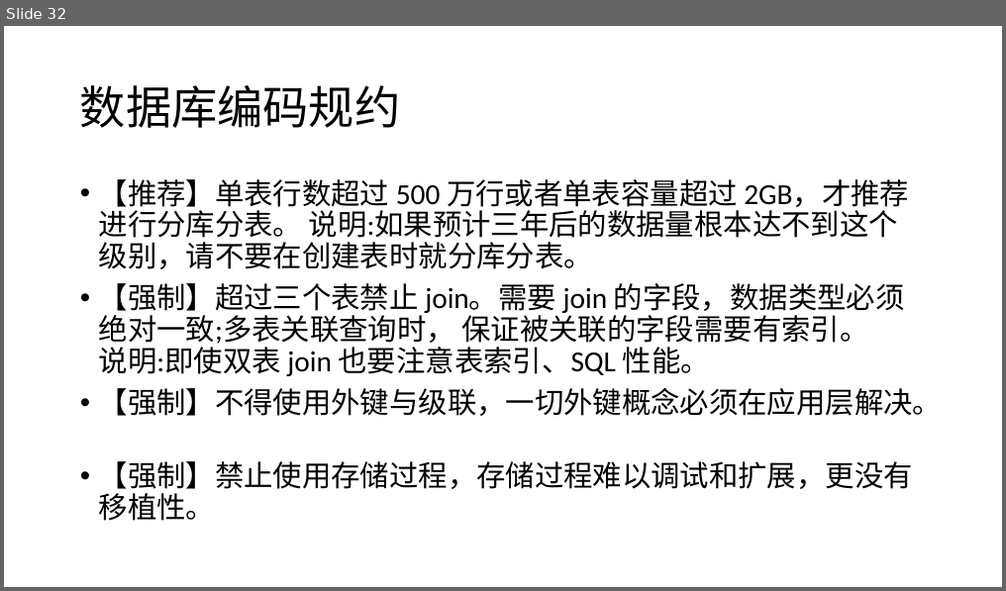
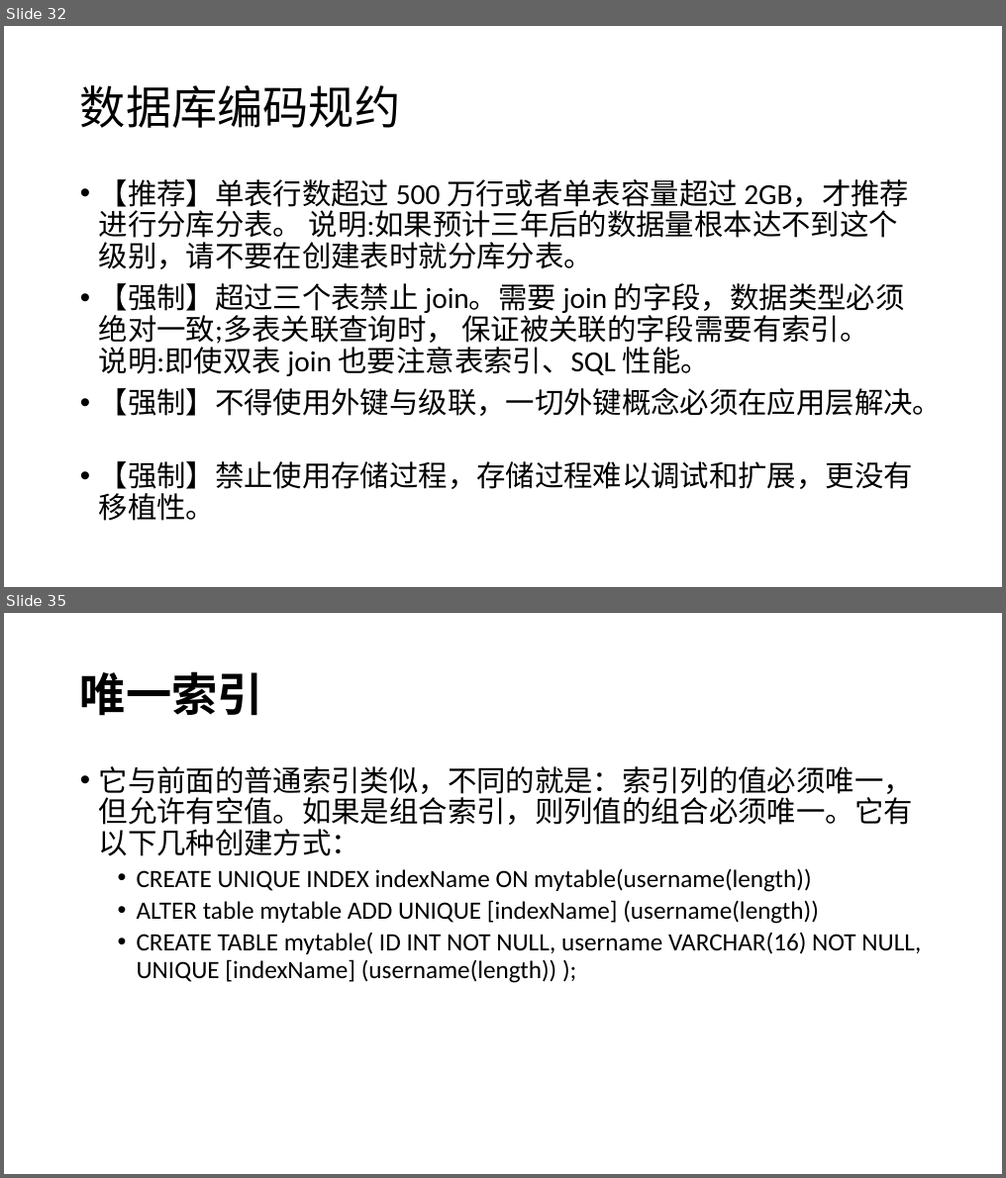
Before and after one commit to airuitian/MicroService, a slide deck: springboot/SpringBoot-3.pptx. Shown one above the other, each under a label of ours: slide 32 before the commit, slides 32 and 35 after it; the slides between them are not shown. The pictures are 1006x591 and 1006x1178 pixels, drawn with LibreOffice and Linux fonts; fonts in the diff are those of the drawing. Boxes give left, top, right and bottom in pixels: in the first picture for what was removed or moved away, otherwise in the second. Text is boxed around its words. In the diff, an @@ line names an element or a change of style, - is before the commit and + after.

```diff
--- a/springboot/SpringBoot-3.pptx
+++ b/springboot/SpringBoot-3.pptx
@@ slide 35 added at bbox=[4, 613, 1002, 1174], background #FFFFFF @@
@@ title added at bbox=[80, 671, 263, 716], 44 pt, text #000000, bold @@
+唯一索引
@@ text added at bbox=[99, 766, 921, 983], 24 pt, text #000000 @@
+• 它与前面的普通索引类似，不同的就是：索引列的值必须唯一，但允许有空值。如果是组合索引，则列值的组合必须唯一。它有以下几种创建方式：
+  • CREATE UNIQUE INDEX indexName ON mytable(username(length))
+  • ALTER table mytable ADD UNIQUE [indexName] (username(length))
+  • CREATE TABLE mytable( ID INT NOT NULL, username VARCHAR(16) NOT NULL, UNIQUE [indexName] (username(length)) );
```
Also in this commit, not shown: 1 slide changed, 17 other slides added, 5 other files.
